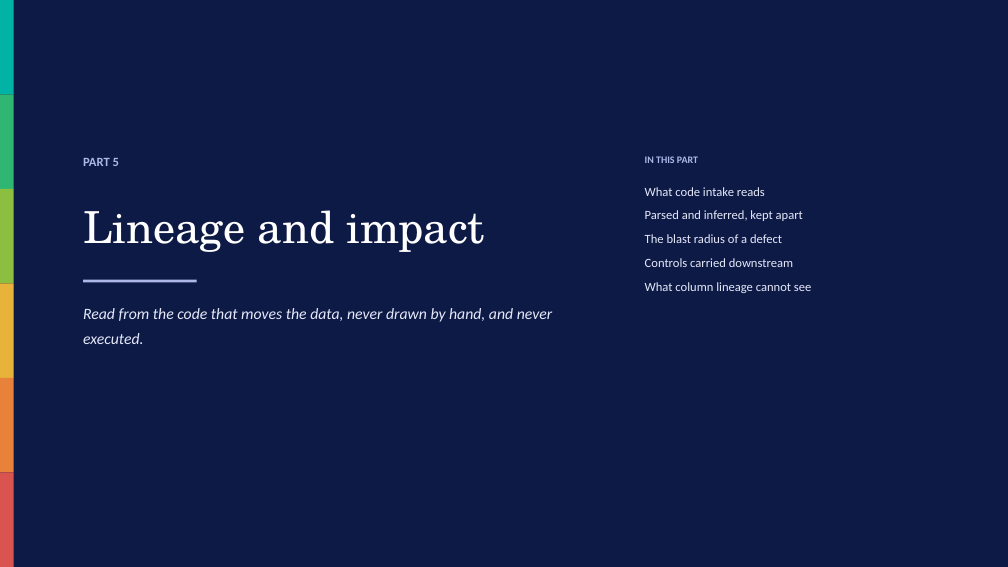
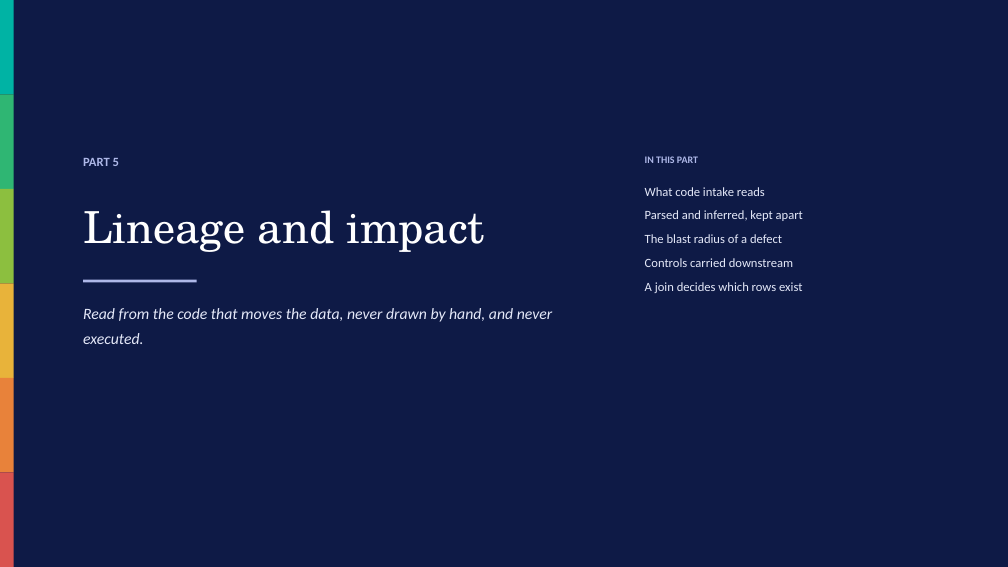
Before and after one commit to ajsinha/prama, a slide deck: slide 24 of docs/deck/Prama-Evidence-First-Data-Quality.pptx. Drawn at 1008x567 pixels with LibreOffice and Linux fonts; fonts in the diff are those of the drawing. Boxes give left, top, right and bottom in pixels: in the first picture for what was removed or moved away, otherwise in the second. Text is boxed around its words. In the diff, an @@ line names an element or a change of style, - is before the commit and + after.

Commit message:
Lineage sees joins, and RECONCILE filters each side
Case study 8 lost 605,000,000 of notional at an FX join that value lineage
could not see. Now:

- The SQL reader records each equality in an inner or left join's ON clause
  as join_key edges into the view's rows (dataset.*), read through a CTE to
  its real table. Filter edges carry their condition when it is over one
  table.
- The blast radius treats dataset.* as the dataset's rows: a change in which
  rows exist reaches every column computed over them, and the path says so.
- Lineage proposes CHECK driving.key REFERENCES looked_up.key for every join
  (lineage_join). In case study 8 it fails on 3 of 1,882 staged trades, where
  the defect happens.
- RECONCILE a [WHERE p] AGAINST b [WHERE q]: each side filters its own rows;
  a trailing WHERE is still refused. Unfiltered plans keep their ids. A
  filtered copy's reconciliation now carries the filter to its source, and is
  held only when the condition cannot be carried over.

Also fixed: sqlglot 30 keeps WITH under "with_", so no CTE was ever found and
a CTE's name was taken for a table.

The case study, its README, the paper (register now 47/12/5/8 of 72, 40
pages), its article, the Medium article and diagram, the deck and the rule
language spec are updated. New tests fail on the old code.

```diff
--- a/docs/deck/Prama-Evidence-First-Data-Quality.pptx
+++ b/docs/deck/Prama-Evidence-First-Data-Quality.pptx
@@ text at box(645, 282, 802, 293): text changed @@
-What column lineage cannot see
+A join decides which rows exist
```
Also in this commit, not shown: 4 other slides changed, 26 other files.
